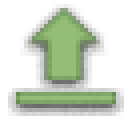
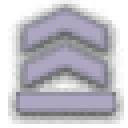
Two versions of the same layered image (128 x 128). Layer-by-layer changes:
hid "Shape 2", painted on it, unmasked it over [28, 8, 100, 80]
added layer "Shape 1 copy" in group "Group 1" over [16, 0, 116, 60]
added layer "Shape 1" (1st of 2, in "Group 1") in group "Group 1" over [16, 36, 116, 96]
painted on "Shape 1" (2nd of 2, in "Group 1"), unmasked it over [16, 92, 116, 112]
